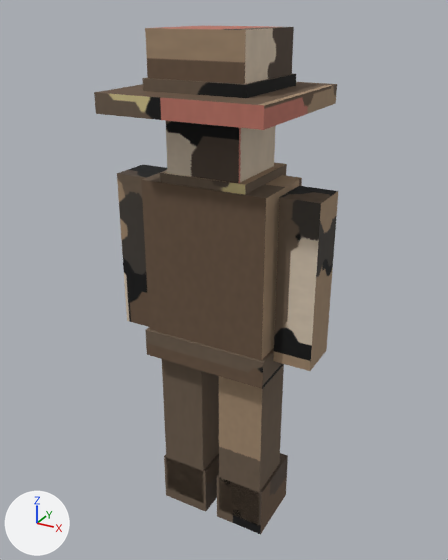
A saved change to the glTF model public/models/character.glb.
One viewpoint serves both versions: a camera (50 mm lens) standing at (0.95, -1.714, 1.834) and looking at (-0.01, 0.03, 0.961). Arrows for +X, +Y and +Z are at lower left; the lights stay in place. The first picture is the older version. Vertices at exactly the same position are counted once.

The first picture shows 'character_mesh'.
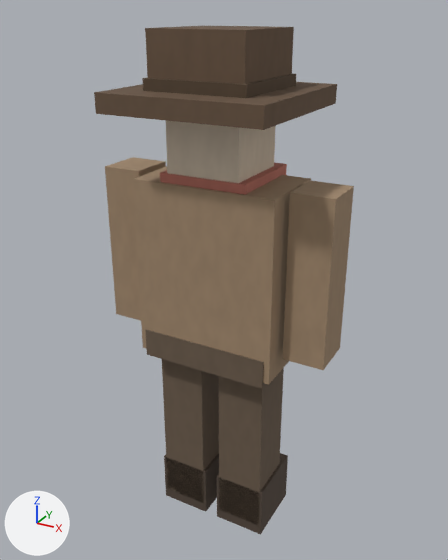
Pixel boxes (x1, y1, x2, y2) of what changed, in the pictures (448 x 560 px; the box of a moved part takes in the faces that stretch with it):
'character_mesh', reshaped, surface changed (7% wider): before (94, 26, 338, 534); after (94, 26, 354, 534)
part 1 of me_cube, moved or reshaped: before (141, 173, 302, 360); after (133, 166, 311, 385)
part 2 of me_cube, moved or reshaped: before (117, 165, 167, 327); after (105, 157, 166, 321)
part 3 of me_cube, moved or reshaped: before (273, 186, 338, 371); after (283, 180, 354, 370)
part 4 of me_cube, surface changed: before (106, 26, 338, 534); after (105, 26, 354, 534)

What changed in the scene script:
```text
Change me_cube:
    used by ob_character_mesh; location = (0.0, 0.0, 0.0)
    remove me_cube.from_pydata(...)  # 136 vertices, 204 faces; spans x -0.37..0.37, y -0.27..0.27, z 0.0..1.78
    add me_cube.from_pydata(...)  # 136 vertices, 204 faces; spans x -0.41..0.41, y -0.27..0.27, z 0.0..1.78
    me_cube part 1: the loose piece of 8 vertices spanning x -0.22..0.22, y -0.14..0.13, z 0.71..1.33 is scaled about its middle by (1.14, 1.04, 1)
    me_cube part 2: the loose piece of 8 vertices spanning x -0.37..-0.24, y -0.08..0.08, z 0.76..1.32 is moved by (-0.04, 0.0, 0.02)
    me_cube part 3: the loose piece of 8 vertices spanning x 0.24..0.37, y -0.08..0.08, z 0.76..1.32 is moved by (0.04, 0.0, 0.02)
    me_cube part 4: texture (UV) coordinates of 204 of 204 faces, centred in x -0.37..0.37, y -0.27..0.27, z 0.0..1.78, changed; they spanned u 0.01..0.99, v 0.01..0.98 and now span u 0.01..0.97, v 0.01..0.99
```
